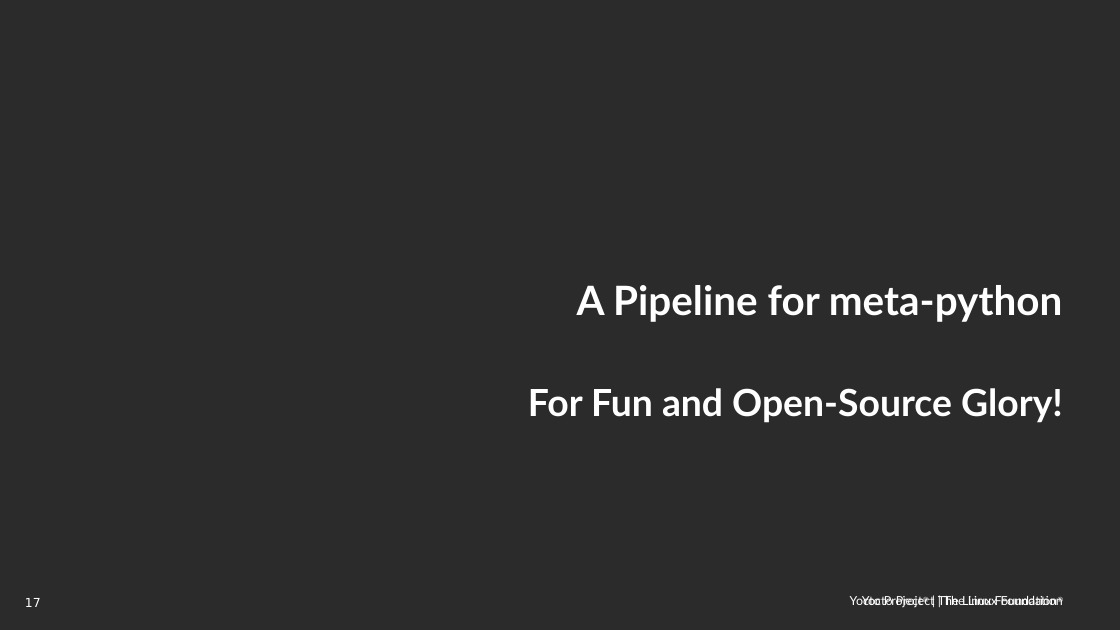
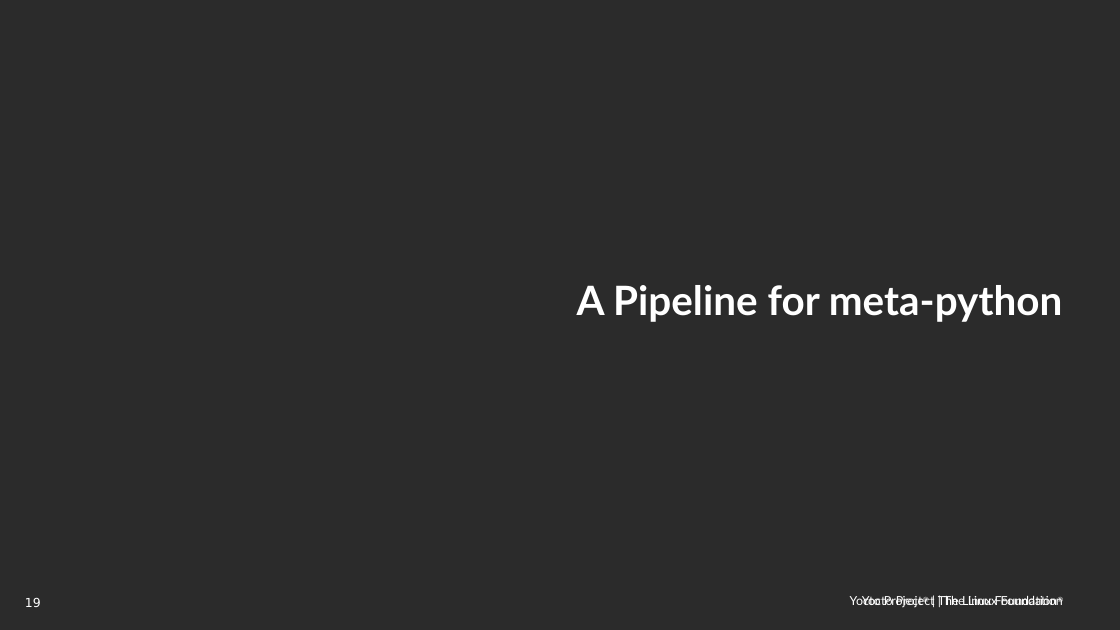
Before and after one commit to threexc/yocto-tekton, a slide deck: slide 19 of yddtalk/YP_DevDay_k8s_tekton.odp (slide 17 before the commit). Drawn at 1120x630 pixels with LibreOffice and Linux fonts; fonts in the diff are those of the drawing; background and template pictures are left out; a plain dark background stands for a picture behind light text. Boxes give left, top, right and bottom in pixels: in the first picture for what was removed or moved away, otherwise in the second. Text is boxed around its words. In the diff, an @@ line names an element or a change of style, - is before the commit and + after.

```diff
--- a/yddtalk/YP_DevDay_k8s_tekton.odp
+++ b/yddtalk/YP_DevDay_k8s_tekton.odp
@@ text removed at (528,388,1063,423) @@
-For Fun and Open-Source Glory!
@@ page number at (25,597,41,607): text changed @@
-17
+19
```
Also in this commit, not shown: 6 other slides changed, 7 slides added, 2 slides removed.
